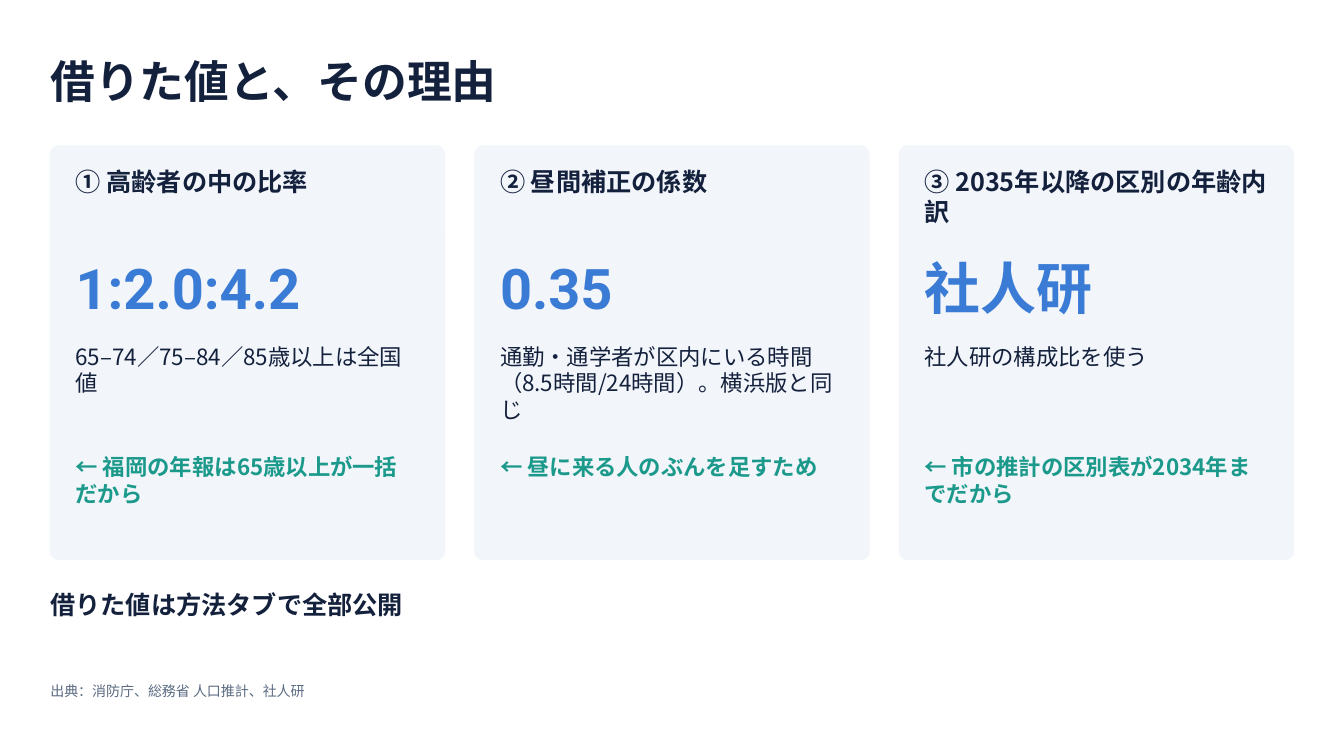
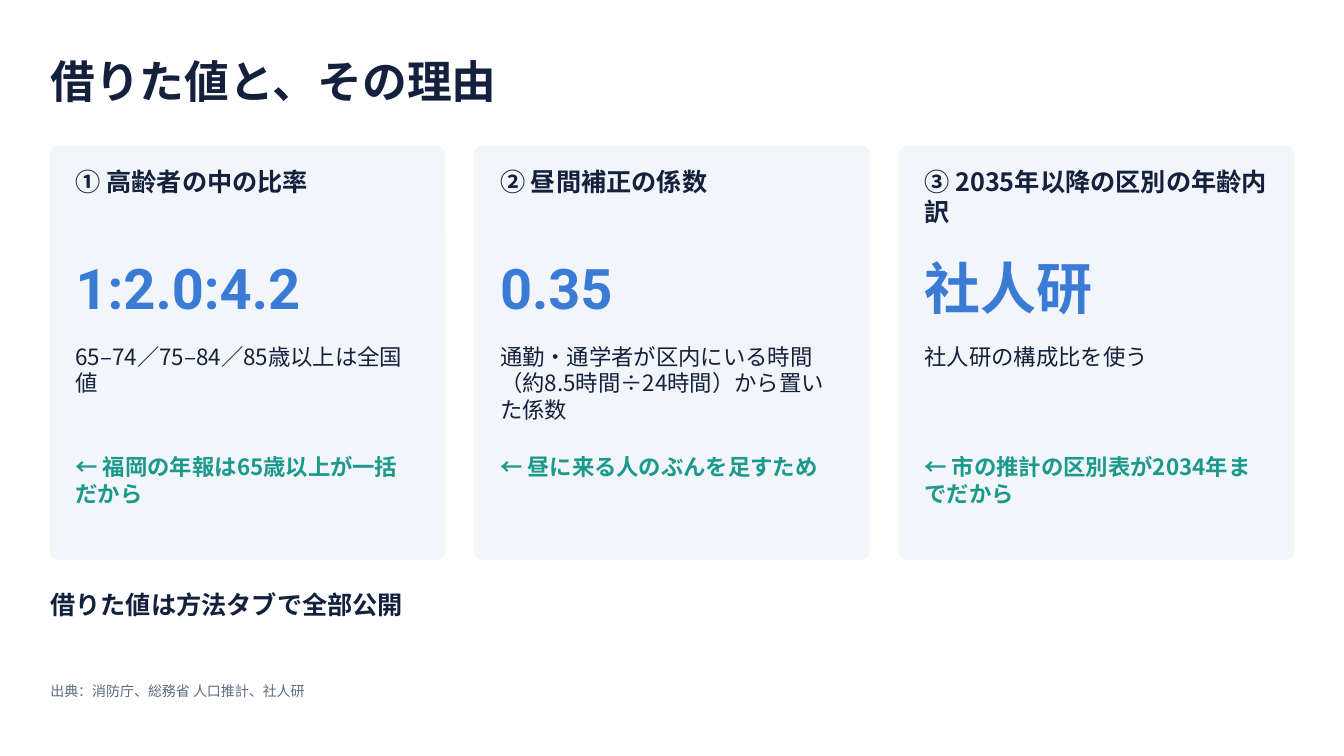
Before and after one commit to AJP-4dev/fukuoka-ems-2035, a slide deck: slide 10 of slides/fukuoka-ems-2035-slides.pptx. Drawn at 1344x756 pixels with LibreOffice and Linux fonts; fonts in the diff are those of the drawing. Boxes give left, top, right and bottom in pixels: in the first picture for what was removed or moved away, otherwise in the second. Text is boxed around its words. In the diff, an @@ line names an element or a change of style, - is before the commit and + after.

```diff
--- a/slides/fukuoka-ems-2035-slides.pptx
+++ b/slides/fukuoka-ems-2035-slides.pptx
@@ text at (500, 346, 824, 420): text changed @@
-通勤・通学者が区内にいる時間（8.5時間/24時間）。横浜版と同じ
+通勤・通学者が区内にいる時間（約8.5時間÷24時間）から置いた係数
```
Also in this commit, not shown: 2 other slides changed, 13 other files.
